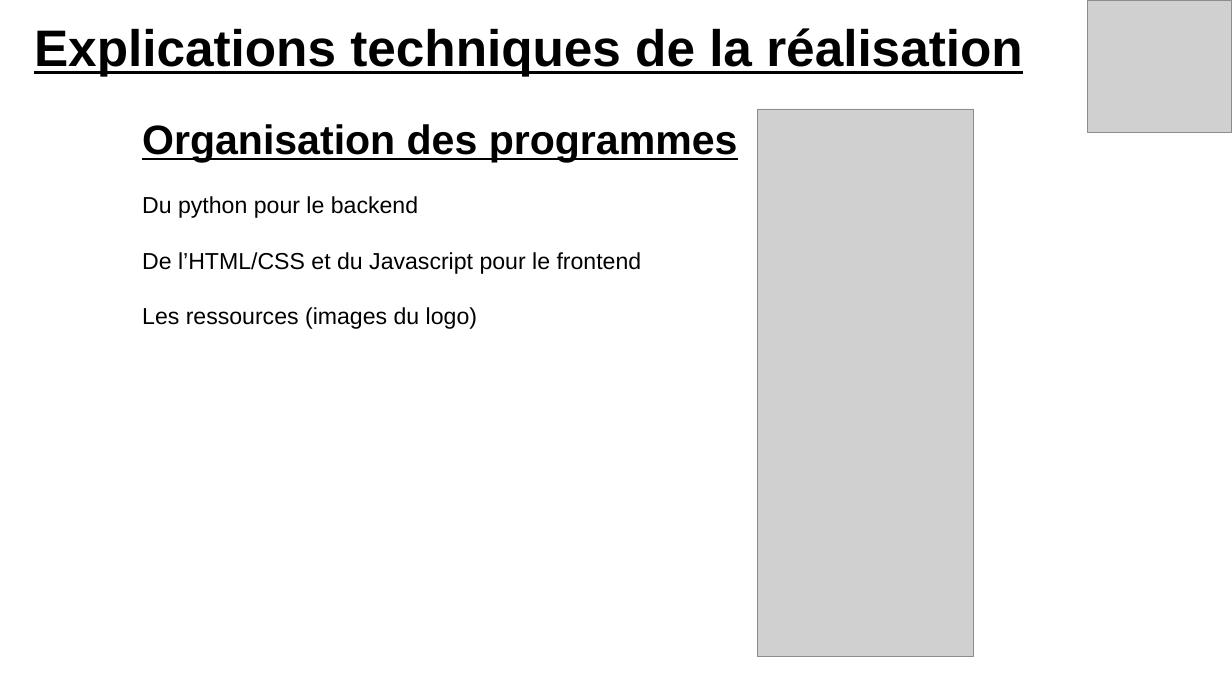
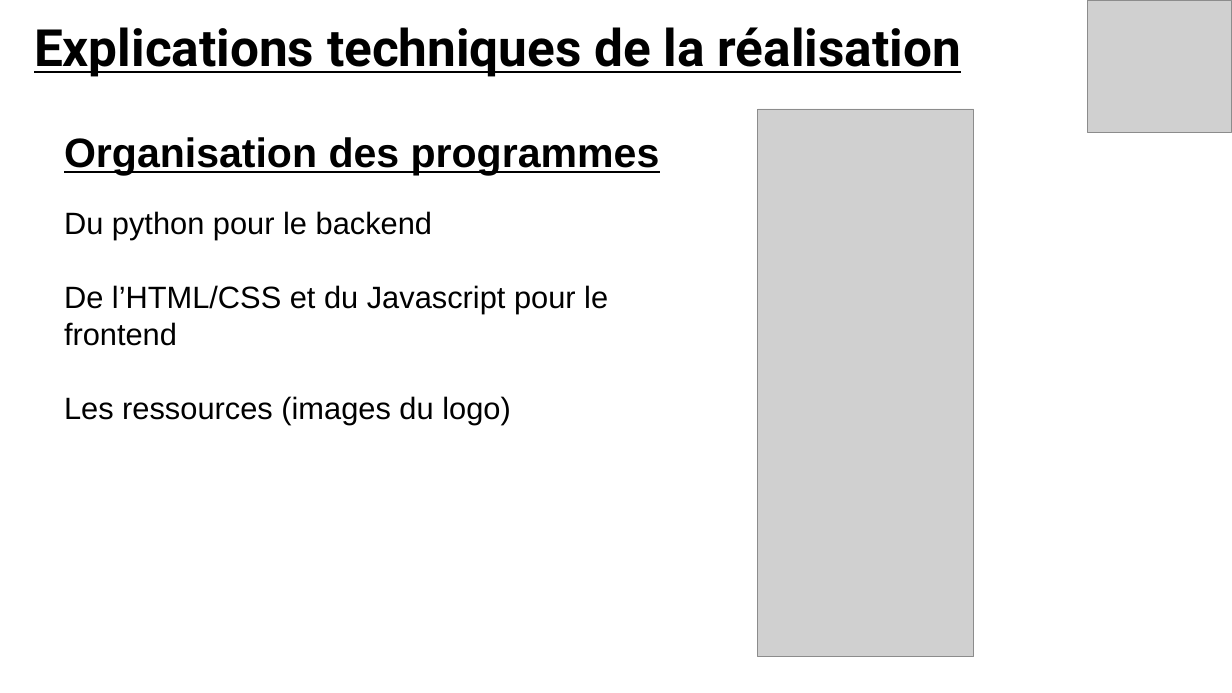
Before and after one commit to vento11b/mini-projet2, a slide deck: slide 11 of Présentation/TOKI.pptx. Drawn at 1232x693 pixels with LibreOffice and Linux fonts; fonts in the diff are those of the drawing; grey boxes stand for pictures. Boxes give left, top, right and bottom in pixels: in the first picture for what was removed or moved away, otherwise in the second. Text is boxed around its words. In the diff, an @@ line names an element or a change of style, - is before the commit and + after.

```diff
--- a/Présentation/TOKI.pptx
+++ b/Présentation/TOKI.pptx
@@ text "Explications techniques de la réalisation" at [34, 27, 961, 77]: font Arial to Roboto @@
@@ text "Organisation des programmes": place and size @@
-text "Organisation des programmes" at [142, 124, 738, 329]
+text "Organisation des programmes" at [64, 137, 660, 424]
@@ text at [64, 211, 608, 424]: size 18 to 24 pt in "Du python pour le backend", "De l’HTML/CSS et du Javascript pour le ...", "Les ressources (images du logo)" @@
```
Also in this commit, not shown: 10 other slides changed.
